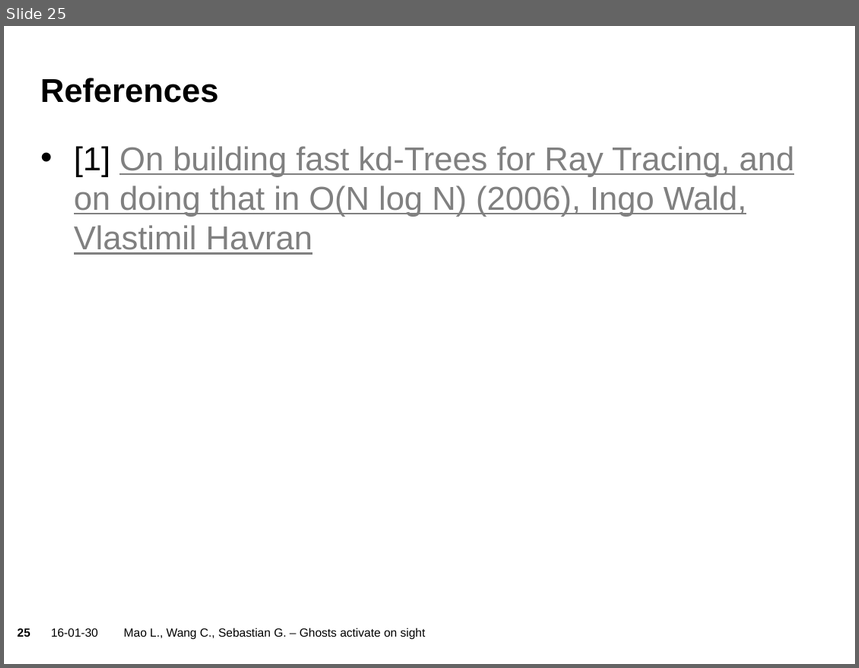
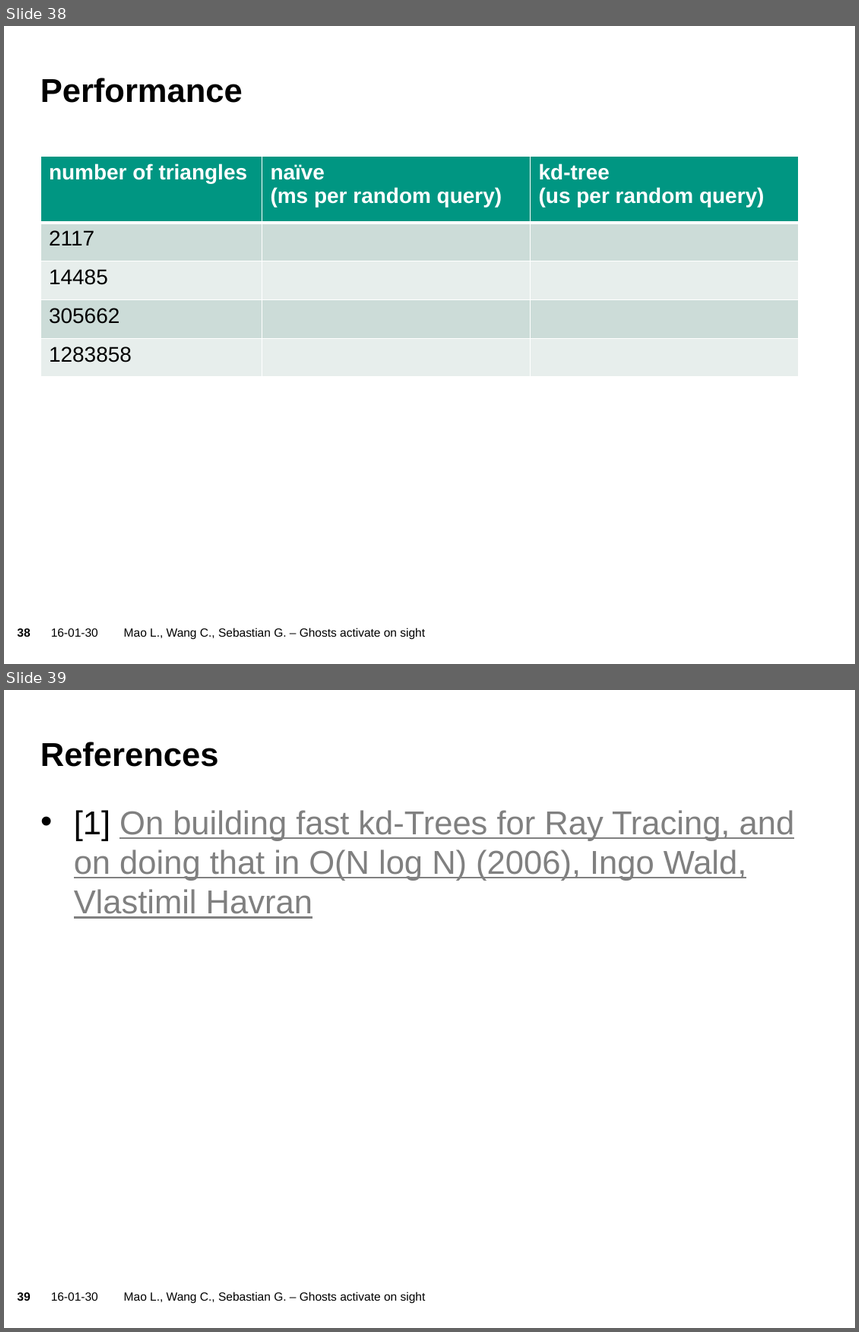
Before and after one commit to sgraf812/compgeom15, a slide deck: presentation/Presentation.pptx. Shown one above the other, each under a label of ours: slide 25 before the commit, slides 38 and 39 after it. The pictures are 859x668 and 859x1332 pixels, drawn with LibreOffice and Linux fonts; fonts in the diff are those of the drawing; background and template pictures are left out. Boxes give left, top, right and bottom in pixels: in the first picture for what was removed or moved away, otherwise in the second. Text is boxed around its words. In the diff, an @@ line names an element or a change of style, - is before the commit and + after.

Commit message:
Added a section about kd-tree construction to the presentation

```diff
--- a/presentation/Presentation.pptx
+++ b/presentation/Presentation.pptx
@@ slide 38 added at [4,26,855,664], background picture (left out); not listed: 2 template elements that a slide beside it also shows @@
@@ title added at [40,78,243,103], 28 pt, text #000000, bold @@
+Performance
@@ table added at [40,156,798,378], 5 rows, 3 columns @@
+number of triangles | naïve / (ms per random query) | kd-tree / (us per random query)
+2117 |  | 
+14485 |  | 
+305662 |  | 
+1283858 |  | 
@@ text added at [124,628,425,640], 10 pt, text #000000 @@
+Mao L., Wang C., Sebastian G. – Ghosts activate on sight
@@ what was slide 25 is now slide 39 @@
@@ page number at [17,1293,30,1301]: text changed @@
-25
+39
```
Also in this commit, not shown: 13 other slides added, 24 other files.
